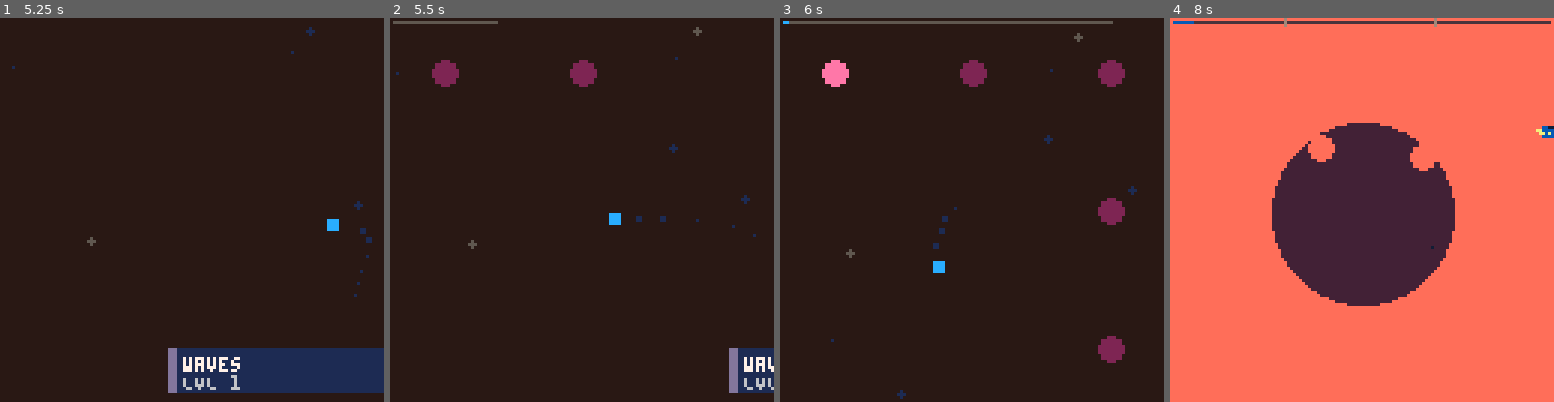
Above: before the commit, frames 1-4 (left to right).
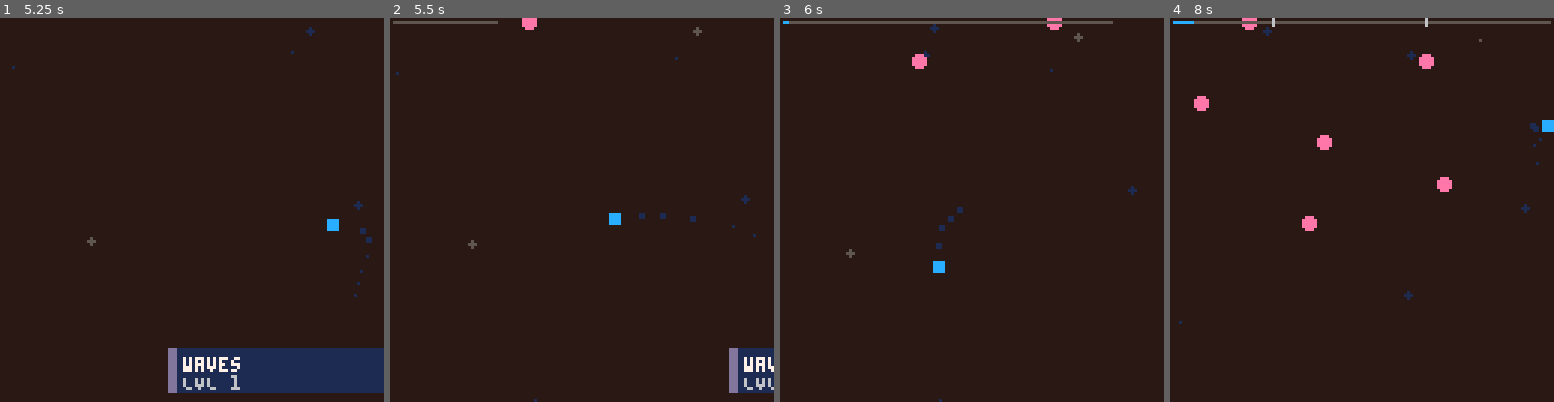
Above: after the commit, the same moments.

Repository: kastlev/tiny-shapes-and-beats
Game: PICO-8 cartridge tiny_beats_and_shapes.p8
Same seed, same stepped clock (60 frames per second), same inputs: the game is played once before the commit and once after it.
Inputs:
- Up to frame 1 (5.25 s): tap X (X key) at 0.33, 1.07, 1.85, 2.97, 4.08, 5.2 s; tap O (Z key) at 0.7, 1.7, 2.1, 2.5, 2.9, 3.3, 3.7, 4.1, 4.5, 4.9 s; hold Right 1.6-2.1 s; hold Up 2.15-2.42 s; hold Right 2.47-3.03 s; hold Left 3.08-3.58 s; hold Down 3.63-3.97 s; hold Right 4.02-4.68 s; hold Up 4.73-5.03 s; hold Left from 5.08 s (still down)
- Up to frame 2 (5.5 s): keep holding Left; tap O (Z key) at 5.3 s
- Up to frame 3 (6 s): release Left at 5.68 s; tap O (Z key) at 5.7 s; hold Down from 5.73 s (still down)
- Up to frame 4 (8 s): release Down at 6.03 s; hold Right 6.08-6.58 s; tap O (Z key) every 0.4 s from 6.1 to 7.7 s; tap X (X key) at 6.32, 7.43 s; hold Right 6.63-7.13 s; hold Up 7.18-7.45 s; hold Right from 7.5 s (still down)

Frame 1 is identical in both runs. In frame 2, 1.0% of the frame differs, in the area x 10-81%, y 0-100%; in frame 3, 2.3%; in frame 4, 100%, in the area x 0-100%, y 0-100%.

Commit message:
Actualizar la lógica de los niveles; reemplazar el uso de run con la función play para mejorar la gestión de enemigos y patrones

Diff:
--- a/src/levels.lua
+++ b/src/levels.lua
@@ -1,11 +1,48 @@
 LEVEL_META = {
-  "name=LVL 1;song=waves;track=0;total=1552;point1=0.3;point2=0.7;map_x=8",
-  "name=LVL 2;song=flux;track=1;total=2100;point1=0.25;point2=0.52;point3=0.78;map_x=16"
+  "name=LVL 1;song=waves;track=0;total=1560;point1=0.27;point2=0.68;map_x=8",
+  "name=LVL 2;song=flux;track=1;total=2100;point1=0.23;point2=0.52;point3=0.78;map_x=16"
 }
 
 LEVEL_COUNT = #LEVEL_META
 
-function beats(n) return n * 15 end -- 15 frames per beat
+-- plantillas: "funcion;clave=valor;..."
+T = {
+  h = "spw;enemy_type=E_LINE_BI;x=64;ang=0;len=72;size=3;warning_time=20;duration_frames=18",
+  v = "spw;enemy_type=E_LINE_BI;y=64;ang=0.25;len=72;size=3;warning_time=20;duration_frames=18",
+  x = "spw;enemy_type=E_CROSS;x=64;y=64;len=72;size=3;ang_vel=0.006;warning_time=30;duration_frames=210",
+  b = "spw;enemy_type=E_CIRCLE;size=5;warning_time=25;duration_frames=1;burst=true;burst_count=10;burst_speed=1.4;burst_size=2;burst_duration_frames=110",
+  r = "spw;size=1;size_max=70;fill=false;grow_px=1.8;warning_time=20;duration_frames=40",
+  c = "spw_loop;pattern=column;column_x=-4;random=true;parallel=true;enemy_type=E_BULLET;size=3;vx=3.4;n=9;duration_frames=45",
+  ch = "spw_loop;pattern=perimeter;parallel=true;chase=true;chase_turn=0.05;size=4;warning_time=30;duration_frames=130",
+  sq = "spw_loop;enemy_type=E_SQUARE;parallel=true;near_player=true;near_range=24;size=8;warning_time=45;duration_frames=25"
+}
+
+function play(t)
+  for l in all(t) do
+    if type(l) == "number" then
+      wait_frames(l)
+    else
+      local a = split(l, "*")
+      for i = 1, #a > 1 and a[1] or 1 do
+        for c in all(split(a[#a], "/")) do
+          local q = split(c, ";")
+          local f, b = deli(q, 1), {}
+          if T[f] then
+            b = split(T[f], ";")
+            f = deli(b, 1)
+          end
+          local g = _merge(_kv_parts(b), _kv_parts(q))
+          for k, v in pairs(g) do
+            if v == "?" then g[k] = 14 + rnd(100)
+            elseif v == "@" then g[k] = flr(k == "x" and p.x + 2 or p.y + 2) end
+          end
+          meanwhile(function() _ENV[f](g) end)
+          wait_frames(g.w or 0)
+        end
+      end
+    end
+  end
+end
 
 function level_setup(n)
   local cfg = meta(n)
@@ -24,36 +61,68 @@
 
 function level_1()
   level_setup(1)
-
-  -- run"spw;enemy_type=E_LINE_BI;x=64;y=64;ang=0;len=80;warning=true;warning_time=80;duration_frames=0;size=6|spw;enemy_type=E_LINE_BI;x=-80;y=64;ang=0;len=80;target_x=64;target_y=64;ease_move=in_snap;duration_frames=70;size=6"
-  -- run"wait_frames;n=20"
-  run"spw_loop;pattern=perimeter;n=8;parallel=true;stagger=5;stagger_size=1.5;stagger_chase_speed=0.2;chase=true;duration_frames=140;size=4;chase_speed=1.0"
-  run("spw;enemy_type=E_HOLE;x=64;y=64;warning=true;size=30;duration_frames=100")
-  run"spw_loop;n=100;parallel=true;pattern=point;enemy_type=E_BULLET;x=-5;y=64;v_random=true;duration_frames=300;size=1"
-  run"spw_loop;n=100;parallel=true;pattern=row;enemy_type=E_BULLET;x=-5;y=64;v_random=true;duration_frames=300;size=1"
-  run"spw_loop;pattern=perimeter;random=true;radius=64;n=12;parallel=true;stagger=3;target_x=64;target_y=64;duration_frames=60;size=2"
-  run "spw_loop;pattern=column;column_x=140;parallel=true;stagger=5;n=8;enemy_type=E_BULLET;vx=-4.5;size=3;duration_frames=30"
-  run "spw_loop;pattern=circle;n=16;radius=60;parallel=true;target_x=64;target_y=64;duration_frames=400;size=3"
-  run "spw_loop;pattern=point;n=16;parallel=true;stagger=5;chase=true;chase_speed=2.6;duration_frames=140;size=3"
-  run "spw_loop;pattern=row;n=20;random=true;parallel=true;stagger=5;vy=1.8;duration_frames=100;size=3"
-  run "spw;vx=1.9;vy=1.9;duration_frames=300;size=3;bounce=true;bounce_speed_mult=1.09;bounce_size_mult=1.1"
-  run "spw_loop;pattern=column;margin=40;n=6;parallel=true;vx=1.8;duration_frames=140;size=3"
-  run "spw_loop;pattern=point;x=-4;y=64;enemy_type=E_LINE_BI;n=8;parallel=true;stagger=30;duration_frames=140;len=128;size=5;vx=1.8;ang=0.75"
-  run "spw_loop;pattern=perimeter;random=true;radius=50;n=16;parallel=true;stagger=5;chase=true;chase_speed=1.6;duration_frames=140;size=3"
-  run "spw_loop;n=8;size=8;near_player=true;near_range=0;delay_move=10;chase=true;chase_speed=1.9;duration_frames=100"
-  run "spw_loop;n=8;size=1;size_max=200;fill=false;grow_px=1.8;duration_frames=60;warning_time=10;spawn_interval=15;n=6/wait_for_clear"
-  run "spw;enemy_type=E_CROSS;size=1;x=64;y=64;ang_vel=0.01;size_max=4;ease_grow=out_quad;duration_frames=60;burst=true;burst_count=10/wait_for_clear"
-  run "spw_loop;enemy_type=E_BULLET;count=8;size=1;size_max=4;burst=true;burst_count=10;warning_time=10;warning=true"
-  run "emit;x=-1;y=40;target_x=15;target_y=40/wait_frames;n=40/emit;x=129;y=80;target_x=119;target_y=80"
-  run "spw_loop;pattern=perimeter;parallel=true;size=15;warning_time=40;n=8;delay_move=20;chase=true;chase_speed=1.6;duration_frames=100"
+  play {
+    -- m1-2 lluvia lenta
+    "spw_loop;pattern=row;random=true;n=8;parallel=true;stagger=15;enemy_type=E_BULLET;vy=0.9;size=2;duration_frames=220;w=120",
+    -- m3-5 cuadrados cerca del jugador
+    "sq;n=8;stagger=15;w=120",
+    "sq;n=2;stagger=30/sq;n=2;stagger=30;w=60",
+    -- m6-7 anillos lentos
+    "spw_loop;pattern=point;x=64;y=64;n=2;parallel=true;stagger=30;size=1;size_max=92;fill=false;grow_px=1.4;warning_time=30;duration_frames=70;w=120",
+    120, -- m8-9 respiro + checkpoint 1
+    -- m10-14 perseguidores
+    "ch;n=4;stagger=30;chase_speed=0.9;w=120",
+    "ch;n=8;stagger=15;chase_speed=1.0;w=120",
+    "ch;n=12;stagger=5;chase_speed=1.1;w=60",
+    -- m15-18 columnas desde la derecha
+    "4*c;column_x=140;n=5;vx=-2.2;duration_frames=80;w=30",
+    "4*c;column_x=140;n=7;vx=-2.6;duration_frames=80;w=30",
+    60, -- m19 respiro + checkpoint 2
+    -- m20-24 bola que rebota + anillos
+    "spw;x=20;y=20;vx=1.9;vy=1.5;size=3;warning_time=30;duration_frames=270;bounce=true;bounce_speed_mult=1.05;bounce_size_mult=1.06",
+    "2*r;grow_px=1.5;warning_time=30;duration_frames=50;w=60",
+    "6*r;grow_px=1.5;warning_time=30;duration_frames=50;w=30",
+    -- m25-26 final
+    "b;x=64;y=64;warning_time=30;burst_count=12;burst_speed=1.3;w=30",
+    "b;x=64;y=64;warning_time=30;burst_count=12;burst_speed=1.3;burst_angle_offset=0.04;w=30",
+    "spw_loop;pattern=point;x=64;y=64;n=3;parallel=true;stagger=5;size=1;size_max=100;fill=false;grow_px=1.6;warning_time=30;duration_frames=65;w=60"
+  }
 end
 
 function level_2()
   level_setup(2)
-  run "spw_loop;n=8;size=8;near_player=true;near_range=0;delay_move=10;chase=true;chase_speed=1.9;duration_frames=100"
-  run "spw_loop;n=8;size=1;size_max=200;fill=false;grow_px=1.8;duration_frames=60;warning_time=10;spawn_interval=15;n=6/wait_for_clear"
-  run "spw;enemy_type=E_CROSS;size=1;x=64;y=64;ang_vel=0.01;size_max=4;ease_grow=out_quad;duration_frames=60;burst=true;burst_count=10/wait_for_clear"
-  run "spw_loop;enemy_type=E_BULLET;count=8;size=1;size_max=4;burst=true;burst_count=10;warning_time=10;warning=true"
-  run "emit;x=-1;y=40;target_x=15;target_y=40/wait_frames;n=40/emit;x=129;y=80;target_x=119;target_y=80"
-  run "spw_loop;pattern=perimeter;parallel=true;size=15;warning_time=40;n=8;delay_move=20;chase=true;chase_speed=1.6;duration_frames=100"
+  play {
+    -- m1-4 lineas apuntadas al jugador
+    "2*h;y=@;warning_time=25;w=30/v;x=@;warning_time=25;w=30",
+    "4*h;y=@;w=15/v;x=@;w=15",
+    -- m5-8 cruces
+    "4*h;y=@/v;x=@;w=30",
+    "2*h;y=@/v;x=@/v;x=?;size=4;w=30",
+    "2*h;y=@/v;x=@/h;y=?;size=4;w=30",
+    120, -- m9-10 respiro + checkpoint 1
+    -- m11-15 cruz giratoria + anillos de balas
+    "x;w=30",
+    "7*b;burst_angle_offset=?;warning_time=20;w=30",
+    "h;y=@;w=30/v;x=@;w=30",
+    -- m16-18 columnas rapidas + lineas
+    "3*c;w=15/h;y=@;warning_time=18;w=15/c;column_x=140;vx=-3.4;w=15/v;x=@;warning_time=18;w=15",
+    120, -- m19-20 respiro + checkpoint 2
+    -- m21-27 lineas + perseguidores + bola
+    "spw;x=20;y=20;vx=2.2;vy=1.7;size=4;warning_time=25;duration_frames=300;bounce=true;bounce_speed_mult=1.04;bounce_size_mult=1.04",
+    "ch;n=8;stagger=7;chase_speed=1.5;warning_time=25;duration_frames=150",
+    "2*h;y=@;w=30/v;x=@;w=30",
+    "2*r/v;x=?;size=4;w=30/r/h;y=?;size=4;w=30",
+    "ch;n=6;stagger=7;chase_speed=1.6;warning_time=25;duration_frames=120",
+    "6*h;y=@;warning_time=18;w=15/v;x=@;warning_time=18;w=15",
+    120, -- m28-29 respiro + checkpoint 3
+    -- m30-35 final
+    "x;ang_vel=0.007;w=30",
+    "4*b;burst_count=12;burst_speed=1.5;burst_angle_offset=?;warning_time=20;w=30",
+    "c;w=15/v;x=@;warning_time=15;w=15/c;column_x=140;vx=-3.4;w=15/h;y=@;warning_time=15;w=15/c;w=15/v;x=@;warning_time=15;w=15",
+    -- ultimos 4 pares de beats: entra todo junto
+    "h;y=@;warning_time=15/v;x=@;warning_time=15/r;w=30",
+    "c/h;y=@;warning_time=15;w=30",
+    "b;burst_count=12;burst_speed=1.5;burst_angle_offset=?/h;y=@;warning_time=15/v;x=@;warning_time=15;w=30",
+    "c;column_x=140;vx=-3.4/h;y=@;warning_time=15/v;x=@;warning_time=15/r/b;burst_count=12;burst_speed=1.5;burst_angle_offset=?;w=30"
+  }
 end
